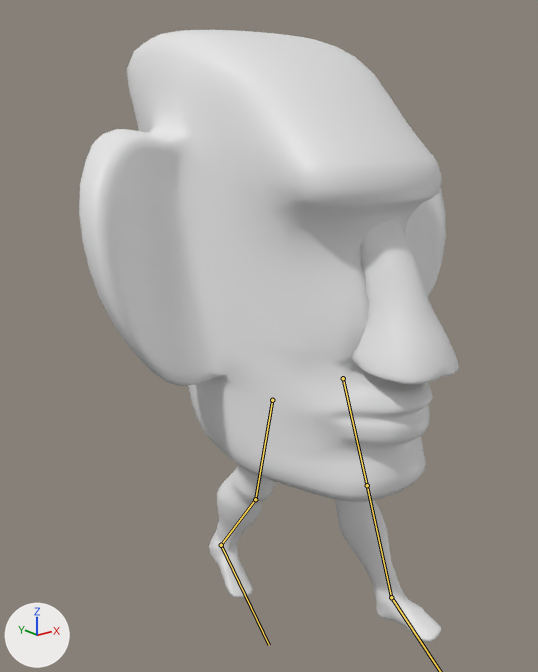
The FBX model Assets/Game/FBX/Moai_Character_Model_rig.fbx: old version first, new version second.
Rendered twice from a 50 mm camera at (-9.47, -10.3, 10.56) aimed at (-0.41, 1.01, 6.03). Arrows for +X, +Y and +Z are at lower left; the lights stay in place. Both versions are drawn at frame 1 of the action 'Maoi_Armature|Walk'; the numbers are the values there. The bones that change are drawn over the model as lines.

In view in the first picture: 'Head', 'LeftLeg', 'Nose', 'RightLeg'.
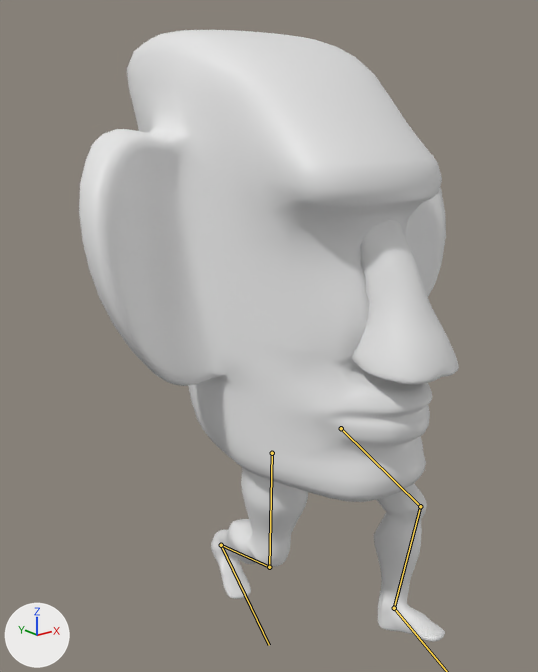
Scene script edits in JSON lines:
```json
{"block": "bone_upperlegleft", "where": "bone_upperlegleft = bpy.data.objects['Maoi_Armature'].pose.bones['UpperLegLeft']  # child of 'BothLegsIK'"}
{"op": "set", "path": "bone_upperlegleft.location", "old": "(0.0, 0.0, 0.0)", "new": "(-0.27, 1.11, -0.02)"}
{"op": "set", "path": "bone_upperlegleft.rotation_quaternion", "old": "(0.998, -0.015, -0.002, -0.064)", "new": "(0.915, 0.054, -0.015, -0.399)", "note": "degrees (-2, 0, -7) -> degrees (6, 1, -47)"}
{"block": "bone_lowerlegleft", "where": "bone_lowerlegleft = bpy.data.objects['Maoi_Armature'].pose.bones['LowerLegLeft']  # child of 'UpperLegLeft'"}
{"op": "set", "path": "bone_lowerlegleft.rotation_quaternion", "old": "(0.984, 0.029, -0.002, -0.178)", "new": "(0.916, -0.115, 0.007, 0.384)", "note": "degrees (3, 0, -20) -> degrees (-12, 6, 45)"}
{"block": "bone_footleft", "where": "bone_footleft = bpy.data.objects['Maoi_Armature'].pose.bones['FootLeft']  # child of 'LowerLegLeft'"}
{"op": "set", "path": "bone_footleft.rotation_quaternion", "old": "(0.987, -0.003, 0.0, 0.163)", "new": "(0.987, -0.009, 0.0, -0.159)", "note": "degrees (0, 0, 19) -> degrees (-1, 0, -18)"}
{"block": "bone_upperlegright", "where": "bone_upperlegright = bpy.data.objects['Maoi_Armature'].pose.bones['UpperLegRight']  # child of 'BothLegsIK'"}
{"op": "set", "path": "bone_upperlegright.location", "old": "(0.0, 0.0, 0.0)", "new": "(0.31, 1.09, -0.07)"}
{"op": "set", "path": "bone_upperlegright.rotation_quaternion", "old": "(0.977, 0.002, -0.014, -0.213)", "new": "(0.997, 0.046, -0.03, -0.05)", "note": "degrees (1, -2, -25) -> degrees (5, -3, -6)"}
{"block": "bone_lowerlegright", "where": "bone_lowerlegright = bpy.data.objects['Maoi_Armature'].pose.bones['LowerLegRight']  # child of 'UpperLegRight'"}
{"op": "set", "path": "bone_lowerlegright.rotation_quaternion", "old": "(0.999, 0.014, -0.003, -0.04)", "new": "(0.884, -0.095, 0.005, -0.457)", "note": "degrees (2, 0, -5) -> degrees (-10, -4, -54)"}
{"block": "bone_footright", "where": "bone_footright = bpy.data.objects['Maoi_Armature'].pose.bones['FootRight']  # child of 'LowerLegRight'"}
{"op": "set", "path": "bone_footright.rotation_quaternion", "old": "(0.998, 0.033, 0.0, 0.054)", "new": "(0.949, 0.015, 0.0, 0.315)", "note": "degrees (4, 0, 6) -> degrees (2, -1, 37)"}
```

Boxes (x1, y1, x2, y2) around the edits, measured in the pictures (538 x 672 px):
```json
{"object": "LeftLeg", "change": "posed", "before": [335, 499, 441, 642], "after": [374, 484, 445, 642]}
{"object": "RightLeg", "change": "posed", "before": [209, 465, 276, 597], "after": [211, 468, 308, 599]}
{"bone": "UpperLegLeft", "before": "(343, 378) to (367, 485)", "after": "(341, 428) to (420, 506)"}
{"bone": "LowerLegLeft", "before": "(367, 485) to (391, 597)", "after": "(420, 506) to (394, 608)"}
{"bone": "UpperLegRight", "before": "(272, 400) to (255, 499)", "after": "(272, 453) to (269, 567)"}
{"bone": "LowerLegRight", "before": "(255, 499) to (221, 545)", "after": "(269, 567) to (221, 545)"}
```
